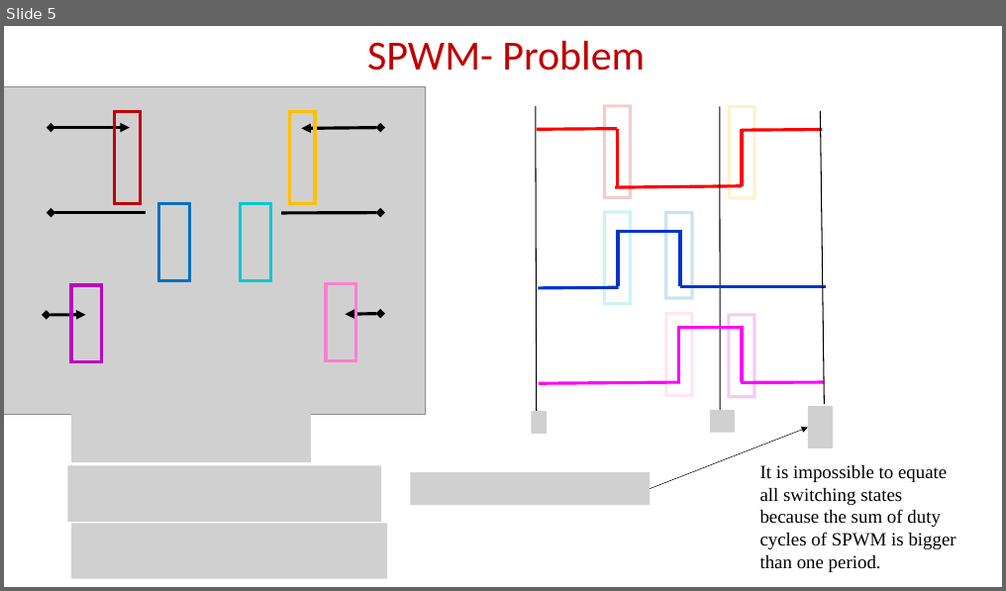
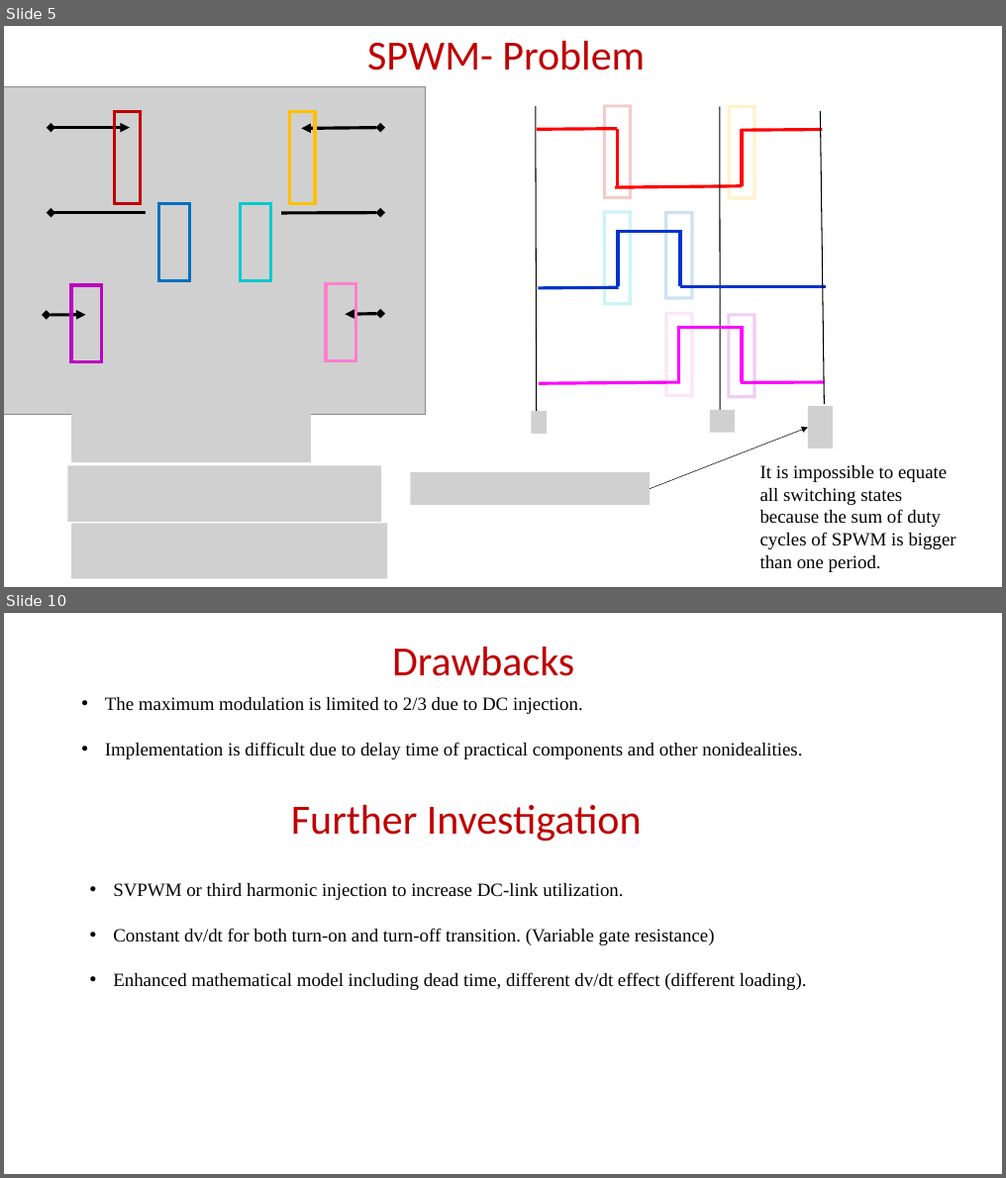
Before and after one commit to EnesAyaz/KTH, a slide deck: Switching Function - Reduced CMV PWM/dvdtReduction/dvdt.pptx. Shown one above the other, each under a label of ours: slide 5 before the commit, slides 5 and 10 after it; the slides between them are not shown. The pictures are 1006x591 and 1006x1178 pixels, drawn with LibreOffice and Linux fonts; fonts in the diff are those of the drawing; grey boxes stand for pictures. Boxes give left, top, right and bottom in pixels: in the first picture for what was removed or moved away, otherwise in the second. Text is boxed around its words. In the diff, an @@ line names an element or a change of style, - is before the commit and + after.

Commit message:
updated presentation

```diff
--- a/Switching Function - Reduced CMV PWM/dvdtReduction/dvdt.pptx
+++ b/Switching Function - Reduced CMV PWM/dvdtReduction/dvdt.pptx
@@ slide 10 added at box(4, 613, 1002, 1174), background #FFFFFF @@
@@ text added at box(392, 647, 574, 676), 40 pt, text #C00000 @@
+Drawbacks
@@ text added at box(105, 697, 802, 760), 18 pt, text #000000 @@
+• The maximum modulation is limited to 2/3 due to DC injection.
+• Implementation is difficult due to delay time of practical components and other nonidealities.
@@ text added at box(291, 805, 642, 842), 40 pt, text #C00000 @@
+Further Investigation
@@ text added at box(113, 883, 807, 990), 18 pt, text #000000 @@
+• SVPWM or third harmonic injection to increase DC-link utilization.
+• Constant dv/dt for both turn-on and turn-off transition. (Variable gate resistance)
+• Enhanced mathematical model including dead time, different dv/dt effect (different loading).
```
Also in this commit, not shown: 3 slides changed, 3 other slides added, 1 slide removed, 2 other files.
